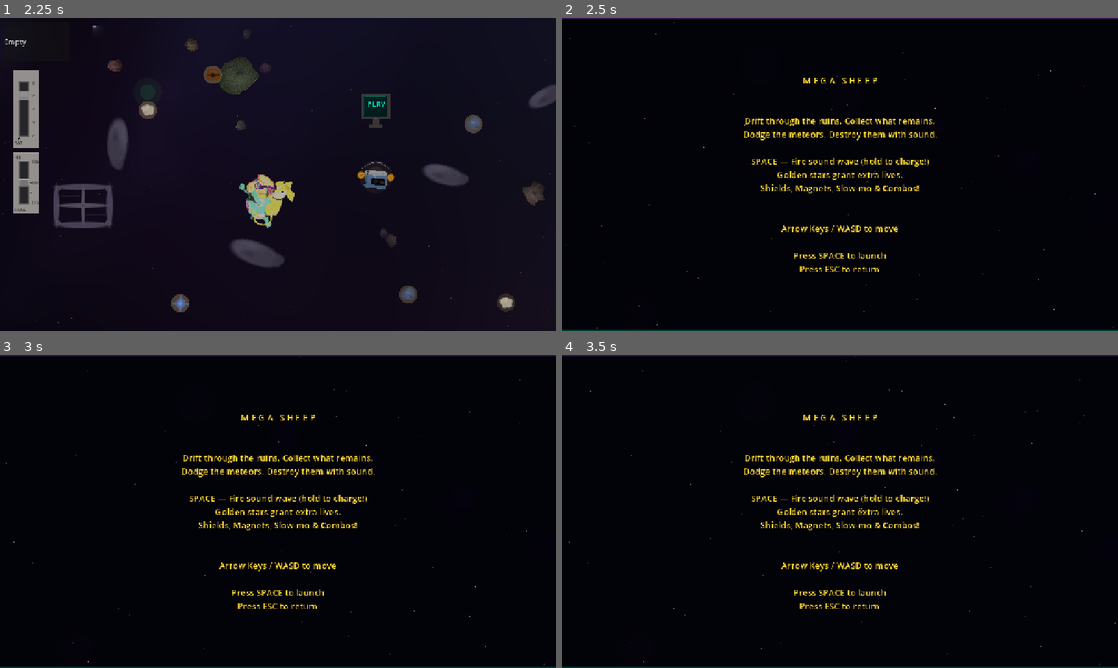
Above: before the commit, frames 1-4 (two rows, left to right).
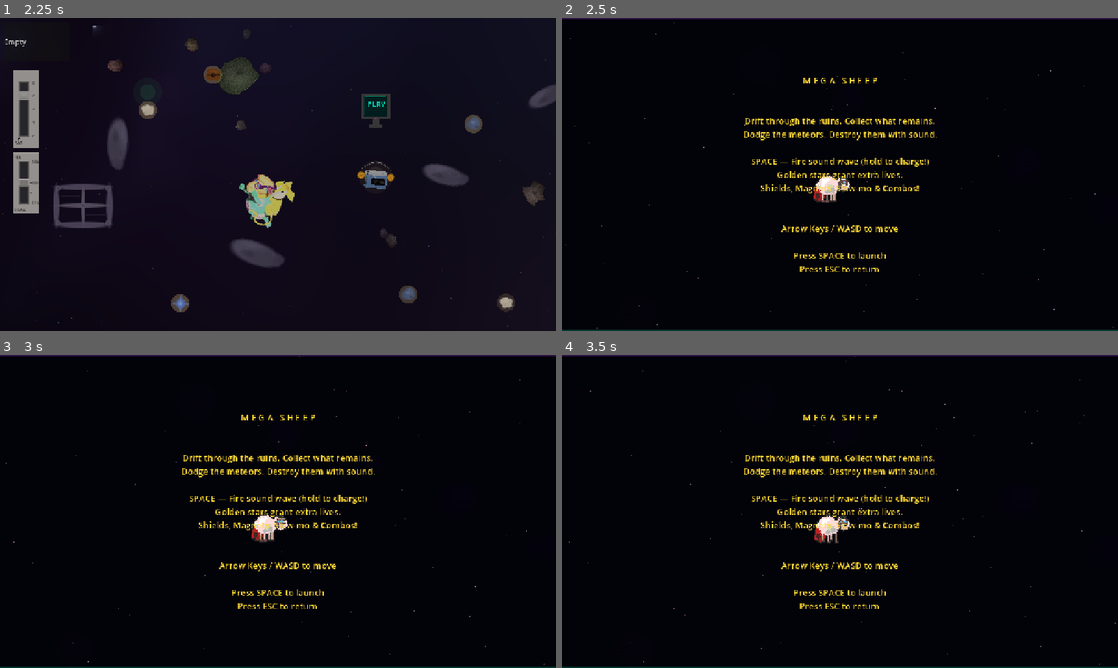
Above: after the commit, the same moments.

Repository: llama-with-thumbs/ashes-of-the-meadow
Game: Godot game, scene res://scenes/main.tscn
Same seed, same stepped clock (60 frames per second), same inputs: the game is played once before the commit and once after it.
Inputs (mouse positions are in pixels of both pictures, inside the frame that each line leads up to):
- Up to frame 1 (2.25 s): tap Enter at 0.5 s; drag from (27, 108) to (278, 174) at 0.52 s; drag from (27, 183) to (278, 174) at 1.27 s; move the mouse to (333, 105) at 2.02 s; hold D (move_right) from 2.03 s (still down); tap E (interact) at 2.1 s
- Up to frame 2 (2.5 s): keep holding D (move_right); tap Tab at 2.3 s
- Up to frame 3 (3 s): release D (move_right) at 2.75 s; drag from (250, 574) to (111, 464) at 2.77 s
- Up to frame 4 (3.5 s): no input

Frame 1 is identical in both runs. In frame 2, 0.4% of the frame differs, in the area x 45-52%, y 50-60%; in frame 3, 0.4%; in frame 4, 0.4%.

Commit message:
feat: death slow-mo, beat-reactive bg, near-miss flash, edge warnings, cape particles
- Dramatic slow-motion effect on death with dark vignette overlay
- Background subtly pulses on each music beat
- Near-miss triggers brief time dilation and cyan edge glow
- Meteor edge warning indicators (arrows at right screen edge)
- Cape flutter particles trail behind sheep, react to speed
- Smooth animated score counter (counts up instead of jumping)
- Collectible sparkle trails as items drift through space
- Sheep floats and bobs on title screen (animated, not hidden)
- Soft edge repulsion instead of hard screen boundary clamping
- Collectible bobbing increased for more fluid motion

Co-Authored-By: Claude Opus 4.6 <noreply@anthropic.com>

Diff:
--- a/scripts/minigame/mega_sheep.gd
+++ b/scripts/minigame/mega_sheep.gd
@@ -120,6 +120,12 @@
 var screen_flash: float = 0.0  # White flash alpha (decays)
 var screen_flash_color: Color = Color.WHITE
 var damage_flash: float = 0.0  # Red vignette flash
+var death_slowmo: float = 0.0  # Slow-mo on death for dramatic effect
+var beat_pulse: float = 0.0  # Beat-reactive background pulse
+var score_display: float = 0.0  # Smoothly animated score counter
+var near_miss_flash: float = 0.0  # Brief white edge glow on near miss
+var state_fade: float = 0.0  # Fade transition between states
+var state_fading_to: State = State.TITLE
 
 # ─── Particles ───
 
@@ -388,7 +394,11 @@
 	title_label.visible = true
 	results_label.visible = false
 	wave_label.visible = false
-	sheep_sprite.visible = false
+	# Show sheep floating on title screen
+	sheep_sprite.visible = true
+	sheep_pos = Vector2(W * 0.5, H * 0.55)
+	sheep_sprite.position = sheep_pos
+	sheep_sprite.modulate = Color.WHITE
 
 func _start_game() -> void:
 	state = State.PLAYING
@@ -428,6 +438,10 @@
 	shake_intensity = 0.0
 	screen_flash = 0.0
 	damage_flash = 0.0
+	death_slowmo = 0.0
+	beat_pulse = 0.0
+	score_display = 0.0
+	near_miss_flash = 0.0
 	sound_waves.clear()
 	wave_cooldown = 0.0
 	wave_charge = 0.0
@@ -550,10 +564,11 @@
 	sheep_sprite.modulate = Color(1.0, 0.3, 0.3)
 	shake_intensity = 15.0
 	damage_flash = 1.0
+	death_slowmo = 1.5  # Dramatic slow-motion on death
 	_play_sfx("gameover")
 	if score > high_score:
 		high_score = score
-	get_tree().create_timer(2.0).timeout.connect(_show_results)
+	get_tree().create_timer(2.5).timeout.connect(_show_results)
 
 func _show_results() -> void:
 	state = State.RESULTS
@@ -637,9 +652,12 @@
 	_fill_sfx_buffer()
 	_fill_sfx2_buffer()
 
-	# Slow-mo affects game delta
+	# Slow-mo and death slow-mo affect game delta
 	var game_delta := delta
-	if slowmo_active and state == State.PLAYING:
+	if death_slowmo > 0:
+		death_slowmo -= delta
+		game_delta *= 0.15 + 0.85 * clampf(1.0 - death_slowmo / 1.5, 0.0, 1.0)
+	elif slowmo_active and state == State.PLAYING:
 		game_delta *= 0.35
 
 	for layer in star_layers:
@@ -662,8 +680,41 @@
 	if shake_intensity > 0:
 		shake_intensity = maxf(shake_intensity - shake_decay * delta, 0.0)
 		shake_time += delta * 40.0
-
-	if state != State.PLAYING:
+	if beat_pulse > 0:
+		beat_pulse = maxf(beat_pulse - delta * 4.0, 0.0)
+	if near_miss_flash > 0:
+		near_miss_flash = maxf(near_miss_flash - delta * 5.0, 0.0)
+
+	# Smooth score display counter
+	if score_display < float(score):
+		var diff: float = float(score) - score_display
+		score_display = minf(score_display + diff * delta * 8.0 + 2.0, float(score))
+
+	if state != State.PLAYING and state != State.GAMEOVER:
+		# Animate sheep floating on title/results screen
+		if sheep_sprite.visible:
+			var title_time: float = Time.get_ticks_msec() / 1000.0
+			sheep_sprite.position = sheep_pos + Vector2(sin(title_time * 0.8) * 15.0, sin(title_time * 1.2) * 10.0)
+			sheep_sprite.rotation = sin(title_time * 0.5) * 0.08
+			# Animate leg frames
+			sheep_anim_timer += delta
+			if sheep_anim_timer > 0.3:
+				sheep_anim_timer -= 0.3
+				sheep_frame_idx = (sheep_frame_idx + 1) % sheep_frames.size()
+				sheep_sprite.texture = sheep_frames[sheep_frame_idx]
+		queue_redraw()
+		return
+	if state == State.GAMEOVER:
+		# Still update particles and visuals during game over
+		var p_remove_go: Array[int] = []
+		for i in particles.size():
+			var p = particles[i]
+			p.pos += p.vel * game_delta
+			p.life -= game_delta
+			if p.life <= 0:
+				p_remove_go.append(i)
+		for i in range(p_remove_go.size() - 1, -1, -1):
+			particles.remove_at(p_remove_go[i])
 		queue_redraw()
 		return
 
@@ -672,6 +723,7 @@
 	if _beat_timer >= BEAT_INTERVAL:
 		_beat_timer -= BEAT_INTERVAL
 		_beat_count += 1
+		beat_pulse = 0.3  # Trigger beat-reactive pulse
 
 	# ── Wave system ──
 	wave_timer += game_delta
@@ -753,8 +805,20 @@
 		sheep_velocity = sheep_velocity.lerp(Vector2.ZERO, SHEEP_DECEL * delta)
 
 	sheep_pos += sheep_velocity * delta  # Movement not affected by slow-mo
-	sheep_pos.x = clampf(sheep_pos.x, 40.0, W * 0.3)
-	sheep_pos.y = clampf(sheep_pos.y, HUD_H + 20.0, H - 30.0)
+	# Soft edge repulsion instead of hard clamp
+	var edge_force := Vector2.ZERO
+	if sheep_pos.x < 60.0:
+		edge_force.x += (60.0 - sheep_pos.x) * 15.0
+	elif sheep_pos.x > W * 0.3 - 20.0:
+		edge_force.x -= (sheep_pos.x - (W * 0.3 - 20.0)) * 15.0
+	if sheep_pos.y < HUD_H + 35.0:
+		edge_force.y += (HUD_H + 35.0 - sheep_pos.y) * 15.0
+	elif sheep_pos.y > H - 45.0:
+		edge_force.y -= (sheep_pos.y - (H - 45.0)) * 15.0
+	sheep_velocity += edge_force * delta
+	# Hard clamp as safety net
+	sheep_pos.x = clampf(sheep_pos.x, 30.0, W * 0.32)
+	sheep_pos.y = clampf(sheep_pos.y, HUD_H + 15.0, H - 20.0)
 	sheep_sprite.position = sheep_pos
 	# Subtle nose tilt based on vertical velocity
 	sheep_sprite.rotation = sheep_velocity.y * 0.0008
@@ -806,6 +870,18 @@
 			"color": trail_col,
 			"size": randf_range(2.0, 4.5),
 		})
+		# Cape flutter particles (red wisps trailing behind)
+		if randf() < 0.5:
+			var cape_y_off := randf_range(-3, 8)
+			var speed_factor: float = sheep_velocity.length() / sheep_speed
+			particles.append({
+				"pos": sheep_pos + Vector2(-22 + randf() * 4, cape_y_off),
+				"vel": Vector2(randf_range(-80, -120) * (0.5 + speed_factor * 0.5), randf_range(-15, 15) + sheep_velocity.y * 0.1),
+				"life": randf_range(0.3, 0.6),
+				"max_life": 0.6,
+				"color": Color(0.7, 0.15, 0.1, 0.25 + speed_factor * 0.15),
+				"size": randf_range(1.5, 3.5),
+			})
 
 	if near_miss_cd > 0:
 		near_miss_cd -= delta
@@ -930,8 +1006,13 @@
 			var bonus := 5 + wave
 			score += bonus
 			near_miss_cd = 0.4
+			near_miss_flash = 0.4
 			_play_sfx2("nearmiss")
 			_spawn_popup("NEAR! +%d" % bonus, sheep_pos + Vector2(20, -30), Color(0.5, 1.0, 0.8))
+			# Brief time dilation on near miss
+			if not slowmo_active:
+				slowmo_active = true
+				slowmo_timer = maxf(slowmo_timer, 0.3)
 
 	for i in range(m_remove.size() - 1, -1, -1):
 		var idx = m_remove[i]
@@ -944,7 +1025,20 @@
 	for i in collectibles.size():
 		var c = collectibles[i]
 		c.pos.x -= c.speed * speed_mult * game_delta
-		c.pos.y += sin(play_time * 3.0 + c.bob_offset) * 0.5
+		c.pos.y += sin(play_time * 3.0 + c.bob_offset) * 0.8
+
+		# Sparkle trail behind collectibles
+		if randf() < 0.12:
+			var trail_col: Color = _item_particle_colors.get(c.type, Color(1.0, 1.0, 1.0, 0.5))
+			trail_col.a = 0.3
+			particles.append({
+				"pos": c.pos + Vector2(randf_range(-5, 5), randf_range(-5, 5)),
+				"vel": Vector2(randf_range(-20, -40), randf_range(-10, 10)),
+				"life": randf_range(0.2, 0.5),
+				"max_life": 0.5,
+				"color": trail_col,
+				"size": randf_range(1.0, 2.5),
+			})
 
 		if magnet_active:
 			var to_sheep: Vector2 = sheep_pos - c.pos
@@ -1564,8 +1658,11 @@
 			cos(shake_time * 1.3) * shake_intensity * 0.5 + cos(shake_time * 3.1) * shake_intensity * 0.5
 		)
 
-	# Background
-	draw_rect(Rect2(0, 0, W, H), Color(0.01, 0.01, 0.04))
+	# Background (with subtle beat-reactive pulse)
+	var bg_r := 0.01 + beat_pulse * 0.02
+	var bg_g := 0.01 + beat_pulse * 0.01
+	var bg_b := 0.04 + beat_pulse * 0.03
+	draw_rect(Rect2(0, 0, W, H), Color(bg_r, bg_g, bg_b))
 	for i in range(0, 80):
 		var a := 0.015 * (1.0 - float(i) / 80.0)
 		draw_rect(Rect2(0, H - 80 + i, W, 1), Color(0.08, 0.04, 0.15, a))
@@ -1828,6 +1925,22 @@
 				# Warning ring when it can damage
 				draw_arc(b.pos + shake_offset, b.growth * 8.0 + sheep_hitbox, 0, TAU, 24, Color(1.0, 0.3, 0.1, 0.15), 1.0)
 
+	# Meteor edge warning indicators (arrows for incoming meteors near screen edge)
+	if state == State.PLAYING:
+		for m in meteors:
+			if m.pos.x > W - 80 and m.pos.x < W + 60:
+				var my: float = m.pos.y + shake_offset.y
+				var mx: float = W - 8.0
+				var warn_a := clampf((W + 60 - m.pos.x) / 140.0, 0.0, 0.5)
+				# Danger color based on size
+				var warn_col := Color(1.0, 0.5, 0.2, warn_a)
+				if m.radius > 18:
+					warn_col = Color(1.0, 0.2, 0.1, warn_a * 1.3)
+				# Small triangle arrow pointing left
+				draw_circle(Vector2(mx, my), 3.0 + m.radius * 0.1, warn_col)
+				draw_line(Vector2(mx - 5, my), Vector2(mx + 2, my - 4), warn_col, 1.5)
+				draw_line(Vector2(mx - 5, my), Vector2(mx + 2, my + 4), warn_col, 1.5)
+
 	# Meteor storm incoming warning
 	if storm_warning > 0 and not meteor_storm and state == State.PLAYING:
 		var sw_pulse := 0.5 + sin(star_time * 8.0) * 0.5
@@ -1874,6 +1987,28 @@
 	# Screen flash overlay
 	if screen_flash > 0:
 		draw_rect(Rect2(0, 0, W, H), Color(screen_flash_color.r, screen_flash_color.g, screen_flash_color.b, screen_flash * 0.5))
+
+	# Near-miss edge glow (white/cyan shimmer)
+	if near_miss_flash > 0:
+		var nm_a := near_miss_flash * 0.3
+		for i in range(0, 15):
+			var edge_a := nm_a * (15 - i) / 15.0
+			draw_rect(Rect2(0, HUD_H + i, W, 1), Color(0.5, 1.0, 0.8, edge_a))
+			draw_rect(Rect2(0, H - 1 - i, W, 1), Color(0.5, 1.0, 0.8, edge_a))
+			draw_rect(Rect2(i, HUD_H, 1, H - HUD_H), Color(0.5, 1.0, 0.8, edge_a * 0.5))
+			draw_rect(Rect2(W - 1 - i, HUD_H, 1, H - HUD_H), Color(0.5, 1.0, 0.8, edge_a * 0.5))
+
+	# Death slow-mo vignette overlay
+	if death_slowmo > 0:
+		var death_a := clampf(death_slowmo / 1.0, 0.0, 1.0) * 0.3
+		draw_rect(Rect2(0, 0, W, H), Color(0.05, 0.0, 0.1, death_a))
+		# Radial focus on sheep
+		for i in range(0, 40):
+			var vig_a := death_a * float(i) / 40.0 * 0.5
+			draw_rect(Rect2(0, HUD_H + i, W, 1), Color(0.0, 0.0, 0.0, vig_a))
+			draw_rect(Rect2(0, H - 1 - i, W, 1), Color(0.0, 0.0, 0.0, vig_a))
+			draw_rect(Rect2(i, HUD_H, 1, H - HUD_H), Color(0.0, 0.0, 0.0, vig_a))
+			draw_rect(Rect2(W - 1 - i, HUD_H, 1, H - HUD_H), Color(0.0, 0.0, 0.0, vig_a))
 
 	# HUD Panel (drawn last, on top of everything)
 	if state == State.PLAYING or state == State.GAMEOVER:
@@ -1940,7 +2075,13 @@
 	# SECTION 2: Score & stats (sep1..sep2)
 	# ═══════════════════════════════════════════
 	draw_string(font, Vector2(sep1 + 16, 18), "SCORE", HORIZONTAL_ALIGNMENT_LEFT, -1, 12, Color(0.5, 0.45, 0.65, 0.7))
-	draw_string(font, Vector2(sep1 + 16, 40), "%d" % score, HORIZONTAL_ALIGNMENT_LEFT, -1, 24, Color(0.1, 1.0, 0.8, 1.0))
+	# Smooth score counter with flash when gaining points
+	var display_score := int(score_display)
+	var score_catching_up: bool = score_display < float(score) - 5.0
+	var score_col := Color(0.1, 1.0, 0.8, 1.0)
+	if score_catching_up:
+		score_col = Color(0.3, 1.0, 0.5, 1.0)  # Brighter while counting up
+	draw_string(font, Vector2(sep1 + 16, 40), "%d" % display_score, HORIZONTAL_ALIGNMENT_LEFT, -1, 24, score_col)
 	draw_string(font, Vector2(sep1 + 16, 58), "HI %d" % high_score, HORIZONTAL_ALIGNMENT_LEFT, -1, 13, Color(0.75, 0.55, 0.2, 0.6))
 
 	var mins := int(t) / 60
